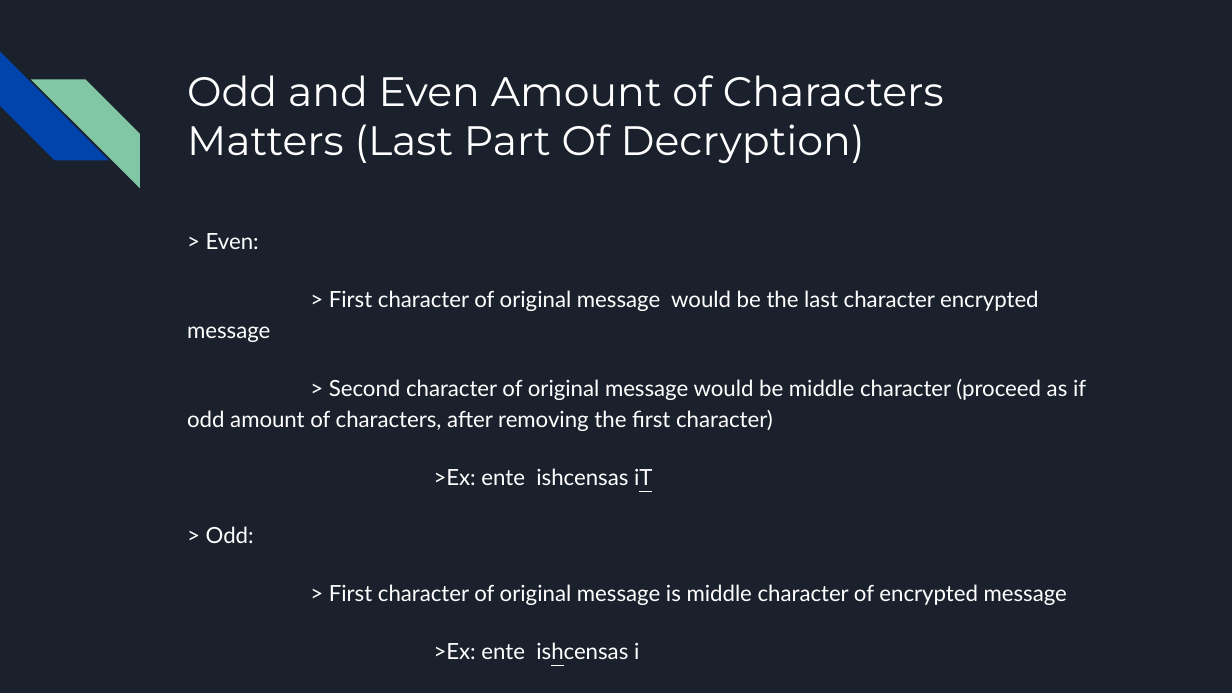
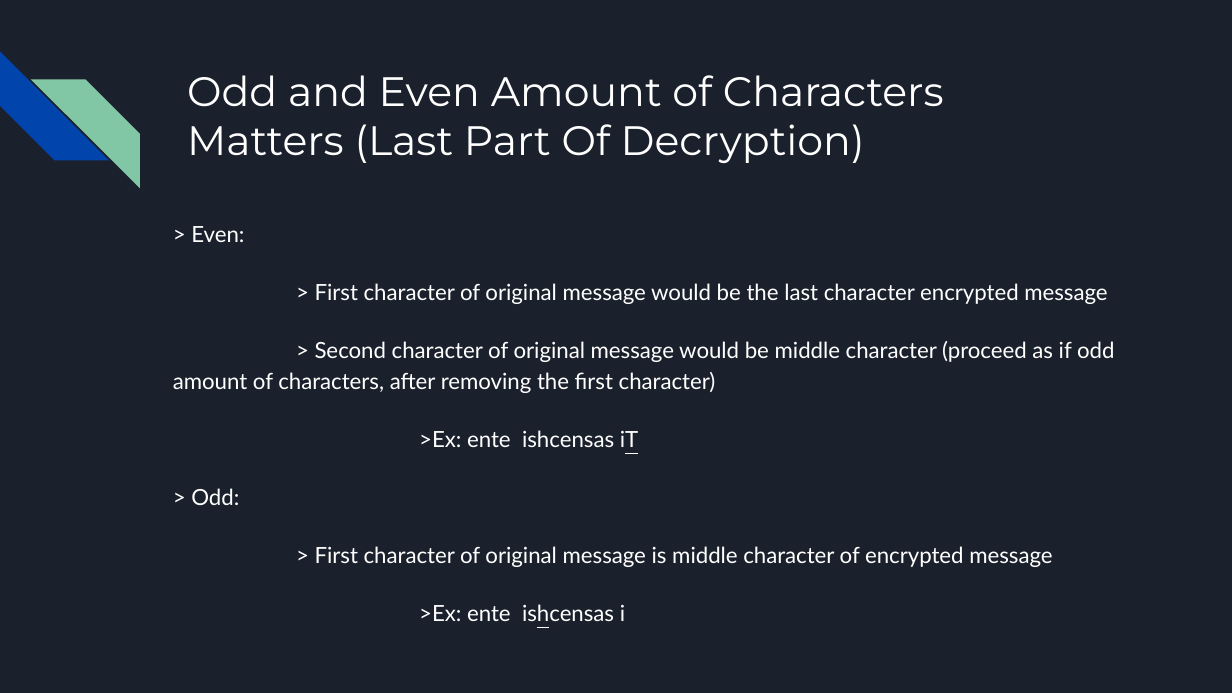
Before and after one commit to azheng9096/EncryptionDecryption, a slide deck: slide 19 of Encryption Project.pptx (slide 15 before the commit). Drawn at 1232x693 pixels with LibreOffice and Linux fonts; fonts in the diff are those of the drawing. Boxes give left, top, right and bottom in pixels: in the first picture for what was removed or moved away, otherwise in the second. Text is boxed around its words. In the diff, an @@ line names an element or a change of style, - is before the commit and + after.

```diff
--- a/Encryption Project.pptx
+++ b/Encryption Project.pptx
@@ text "> Even:" rewrapped from [187,233,1086,605] to [173,226,1114,567] @@
```
Also in this commit, not shown: 6 other slides changed, 9 slides added, 6 slides removed.
